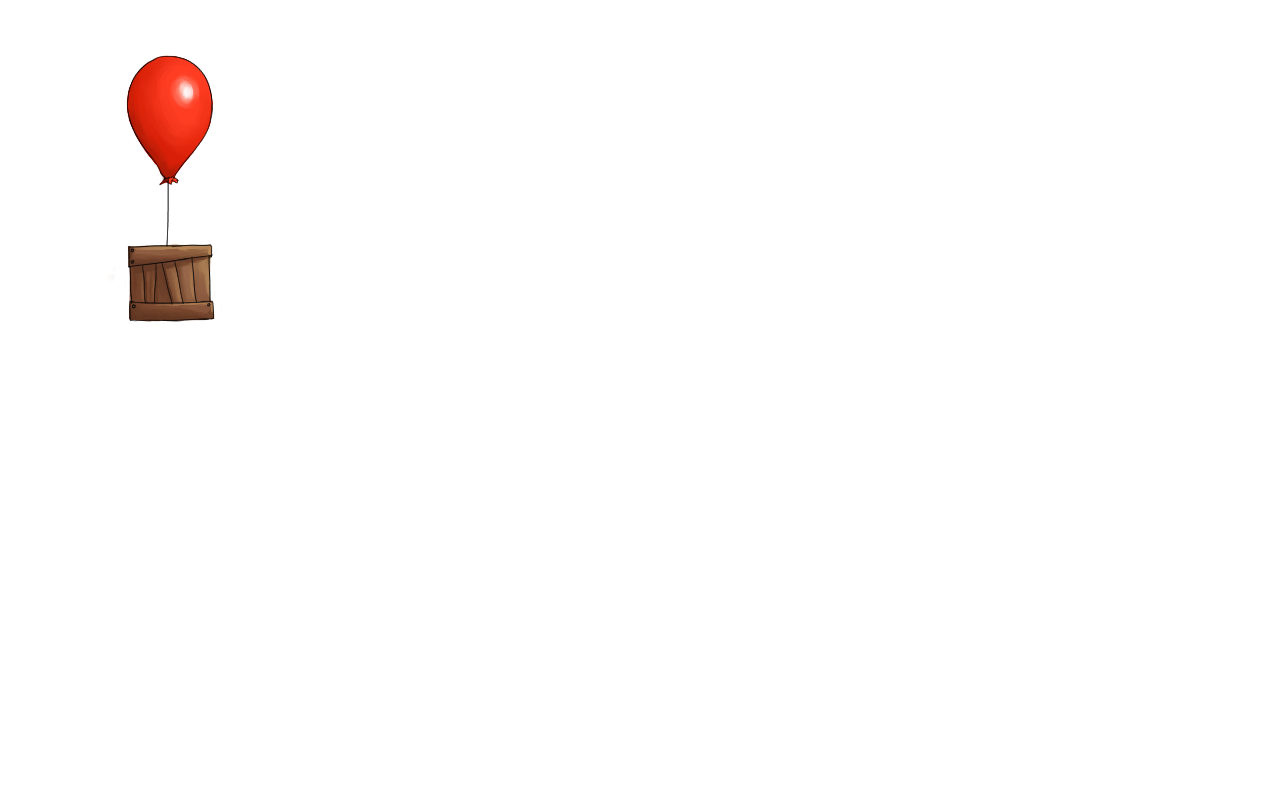
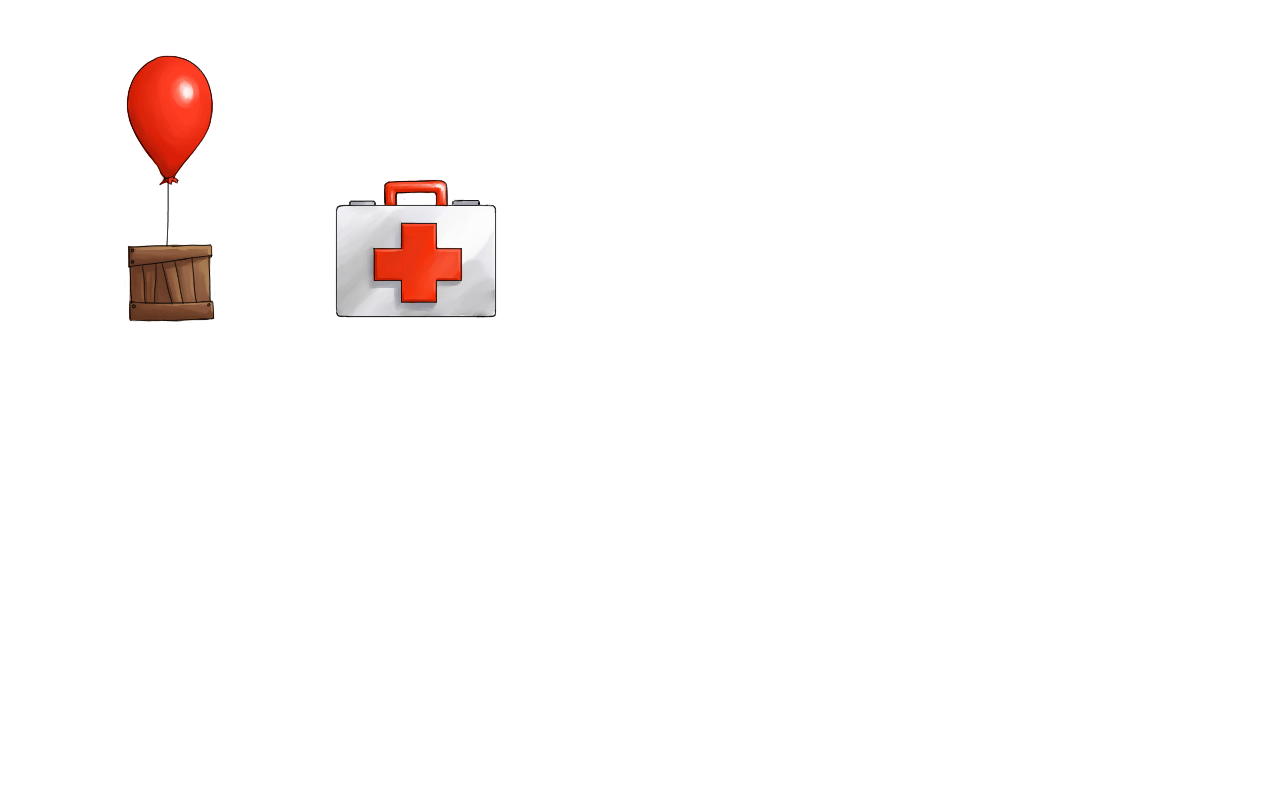
Comparing the layer stacks of the two 1280px x 800px images. Changes:
painted on "Crate colors" over [107,265,118,281]
added group "Medkit" with 3 layers above "Layer 5" over [335,179,505,318]
added layer "Lines" in group "Medkit" over [335,179,497,318]
added layer "Red" in group "Medkit" over [367,179,466,307]
renamed "Crate lines" to "White", moved it into group "Medkit", painted on it over [335,198,505,318]
